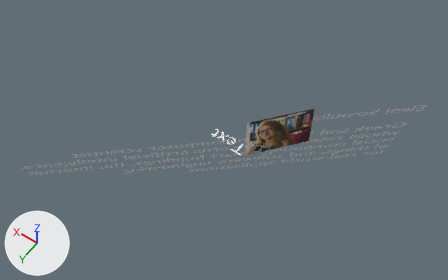
A saved change to the glTF model public/3dmodels/eleni.glb.
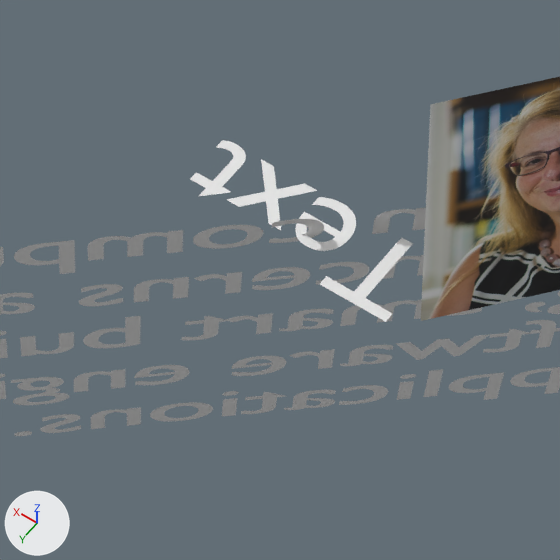
Each version appears first whole from a 50 mm camera at (-9.52, 15.34, 23.52) aimed at (1.35, 0.12, -0.39), and next in a close-up on the part from 41% to 59% of the width and 38% to 68% of the height. The axes (+X, +Y, +Z) are drawn at lower left. The lights are the same throughout. Where no turn or scale is listed for an object, it has been applied to the vertices.

Script lines for the objects in view, before the commit:
```python
me_text_001 = bpy.data.meshes.new('Text.001')
me_text_001.from_pydata(...)  # 177 vertices, 171 faces; spans x 0.02..1.92, y -0.01..0.68, z 0.0
me_text_003 = bpy.data.meshes.new('Text.003')
me_text_003.from_pydata(...)  # 15875 vertices, 15591 faces; spans x -0.08..14.82, y -1.12..12.14, z -5.93..0.66
me_text_004 = bpy.data.meshes.new('Text.004')
me_text_004.from_pydata(...)  # 15875 vertices, 15591 faces; spans x -0.08..14.82, y -1.12..12.14, z -5.93..0.66
ob_text = bpy.data.objects.new('Text', me_text_001)
ob_text.location = (0.0, 0.0, 0.0)
ob_text_001 = bpy.data.objects.new('Text.001', me_text_003)
ob_text_001.location = (-6.116, -5.239, 1.796)
ob_text_002 = bpy.data.objects.new('Text.002', me_text_004)
ob_text_002.location = (-6.133, -5.255, 1.796)
# also in view: 'Eleni Stroulia' at (-1.46, -0.17, 1.94)
```
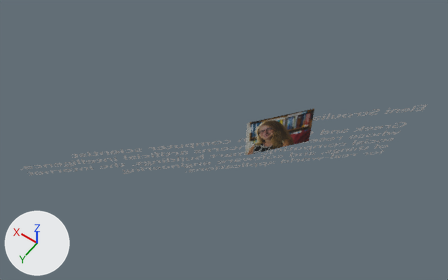
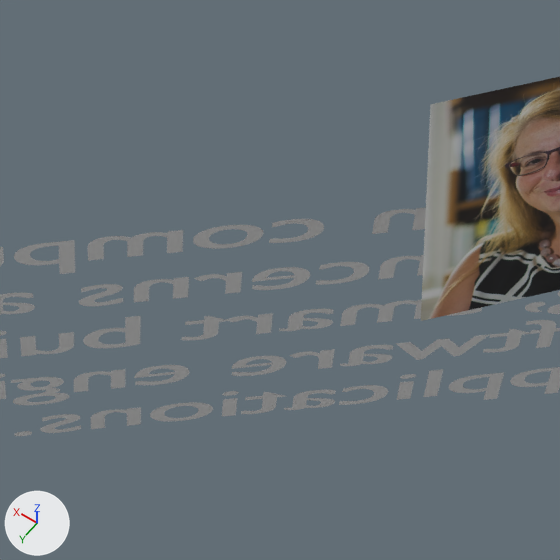
Pixel boxes [x1, y1, x2, y2] of what changed, in the close-ups (560 x 560 px):
'Text', deleted
    before: [190, 140, 413, 322]

What the commit changed:
Object 'Text' (ob_text) is deleted.
